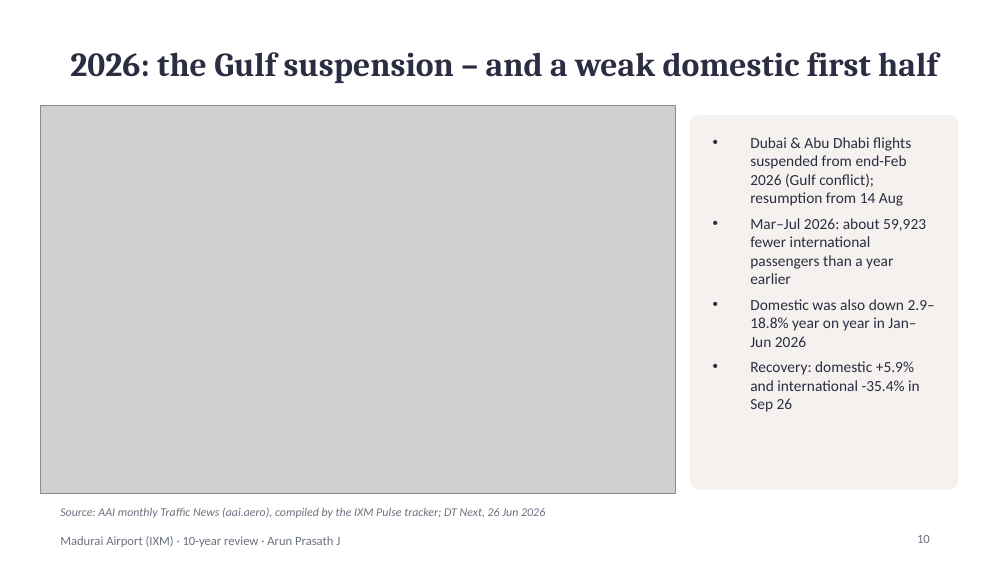
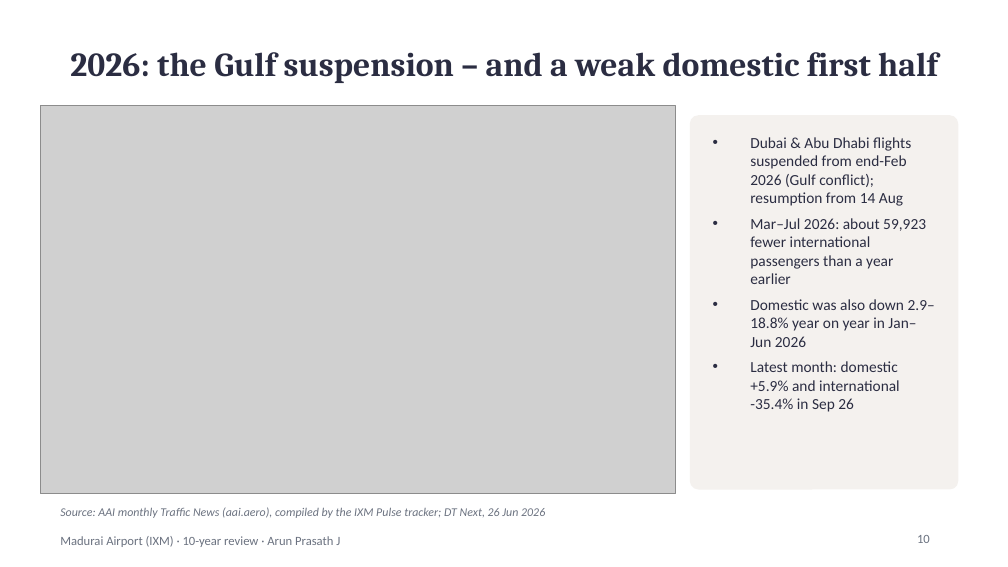
Before and after one commit to jarunprasath/madurai-airport-tracker, a slide deck: slide 10 of reports/IXM_10_year_review.pptx. Drawn at 1008x567 pixels with LibreOffice and Linux fonts; fonts in the diff are those of the drawing; grey boxes stand for pictures. Boxes give left, top, right and bottom in pixels: in the first picture for what was removed or moved away, otherwise in the second. Text is boxed around its words. In the diff, an @@ line names an element or a change of style, - is before the commit and + after.

```diff
--- a/reports/IXM_10_year_review.pptx
+++ b/reports/IXM_10_year_review.pptx
@@ text at [750, 361, 900, 412]: text changed @@
-• Recovery: domestic +5.9% and international -35.4% in Sep 26
+• Latest month: domestic +5.9% and international -35.4% in Sep 26
```
Also in this commit, not shown: 10 other slides changed, 3 other files.
